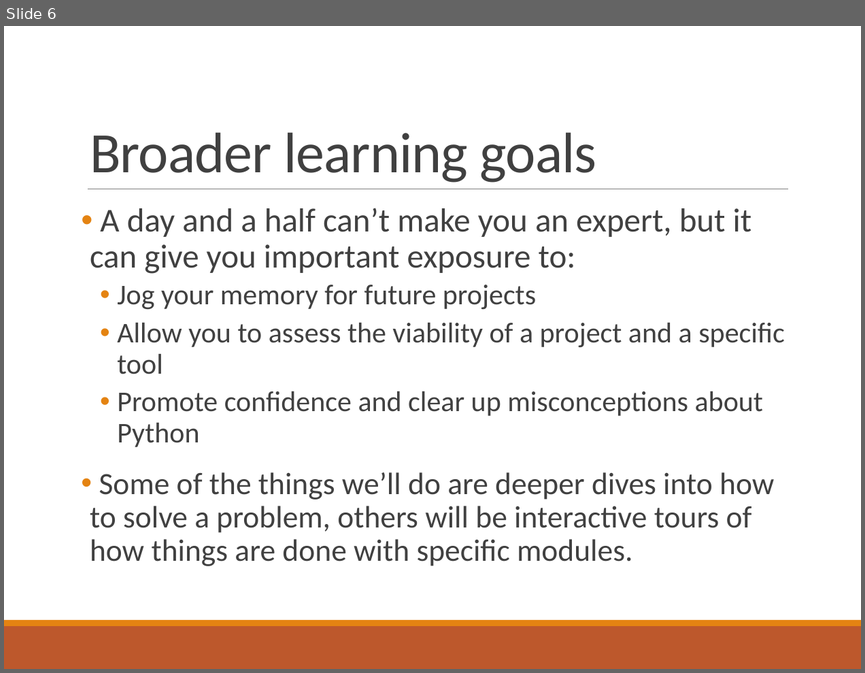
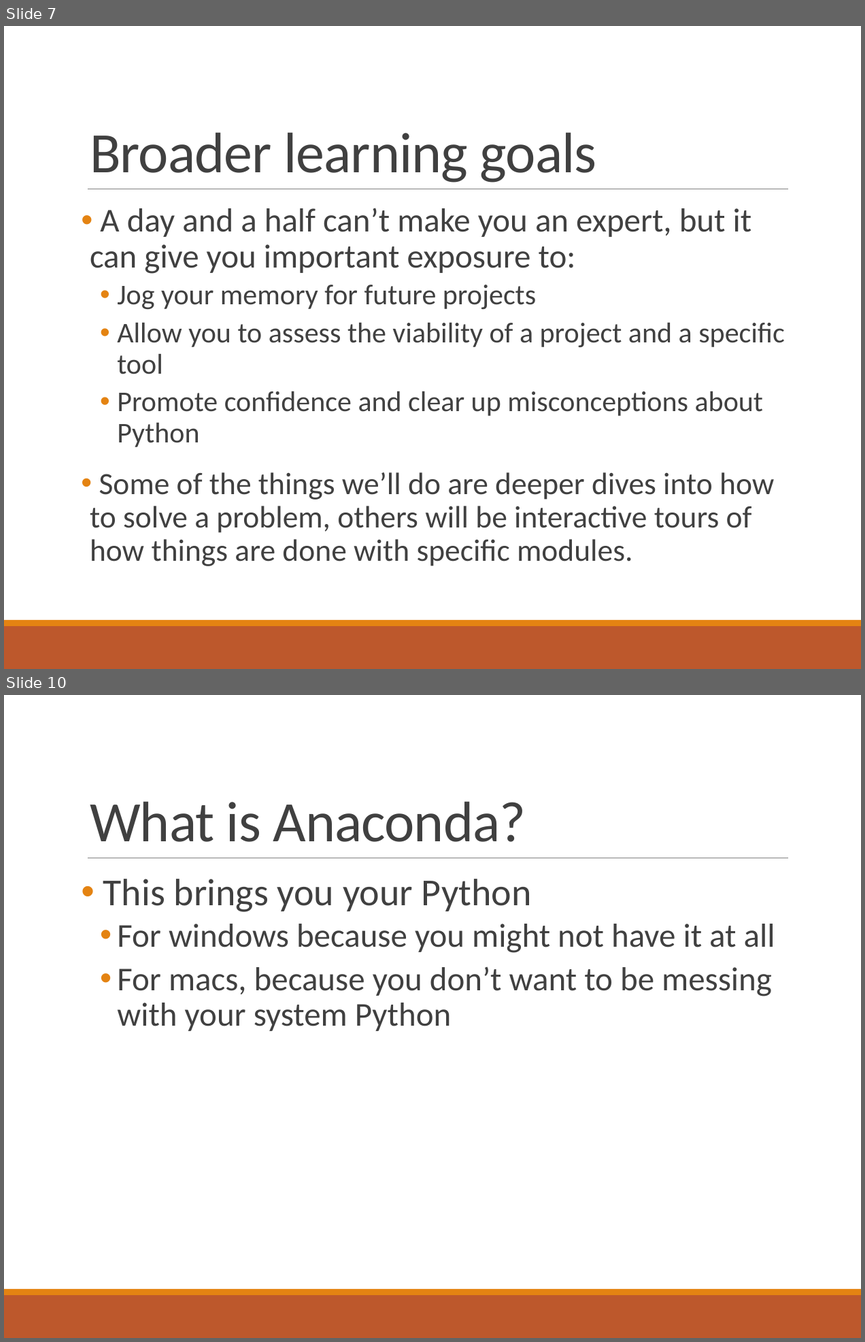
Before and after one commit to elliewix/RAILS-intermed-python-april-2018, a slide deck: RAILS.pptx. Shown one above the other, each under a label of ours: slide 6 before the commit, slides 7 and 10 after it; the slides between them are not shown. The pictures are 865x673 and 865x1342 pixels, drawn with LibreOffice and Linux fonts; fonts in the diff are those of the drawing. Boxes give left, top, right and bottom in pixels: in the first picture for what was removed or moved away, otherwise in the second. Text is boxed around its words. In the diff, an @@ line names an element or a change of style, - is before the commit and + after.

```diff
--- a/RAILS.pptx
+++ b/RAILS.pptx
@@ slide 10 added at <box>4,695,861,1338</box>, background #FFFFFF; not listed: 3 template elements that a slide beside it also shows @@
@@ title added at <box>90,801,526,842</box>, 48 pt, text #404040 @@
+What is Anaconda?
@@ text added at <box>103,879,775,1031</box>, 28 pt, text #404040 @@
+• This brings you your Python
+  • For windows because you might not have it at all
+  • For macs, because you don’t want to be messing with your system Python
@@ what was slide 6 is now slide 7 @@
```
Also in this commit, not shown: 49 other slides added.
